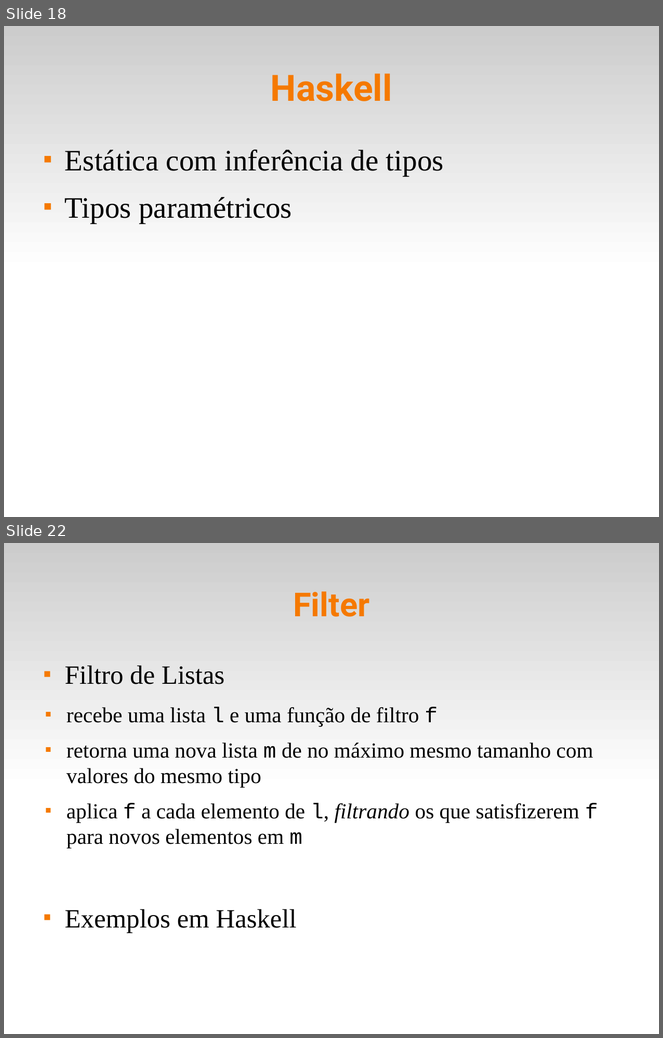
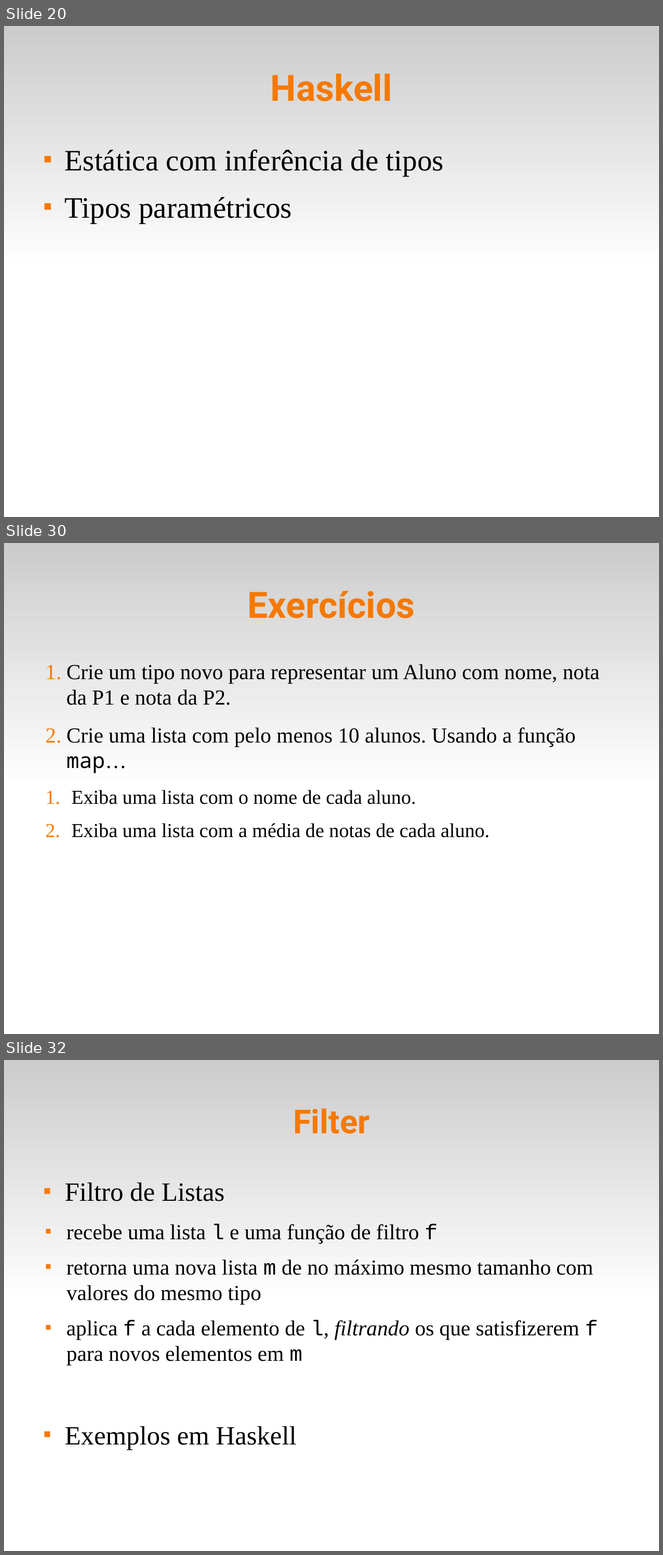
Before and after one commit to fsantanna-uerj/EDL, a slide deck: slides/edl-10-fun.odp. Shown one above the other, each under a label of ours: slides 18 and 22 before the commit, slides 20, 30 and 32 after it; the slides between them are not shown. The pictures are 663x1038 and 663x1555 pixels, drawn with LibreOffice and Linux fonts; fonts in the diff are those of the drawing. Boxes give left, top, right and bottom in pixels: in the first picture for what was removed or moved away, otherwise in the second. Text is boxed around its words. In the diff, an @@ line names an element or a change of style, - is before the commit and + after.

```diff
--- a/slides/edl-10-fun.odp
+++ b/slides/edl-10-fun.odp
@@ slide 30 added at (4, 543, 659, 1034), background #FFFFFF; not listed: 1 template element that a slide beside it also shows @@
@@ title added at (247, 591, 415, 618), 44 pt, text #F57900, bold @@
+Exercícios
@@ text added at (66, 664, 600, 838), 26 pt, text #000000 @@
+1. Crie um tipo novo para representar um Aluno com nome, nota da P1 e nota da P2.
+2. Crie uma lista com pelo menos 10 alunos. Usando a função map…
+  1. Exiba uma lista com o nome de cada aluno.
+  2. Exiba uma lista com a média de notas de cada aluno.
@@ what was slide 18 is now slide 20 @@
@@ what was slide 22 is now slide 32 @@
```
Also in this commit, not shown: 4 slides changed, 9 other slides added, 4 other files.
